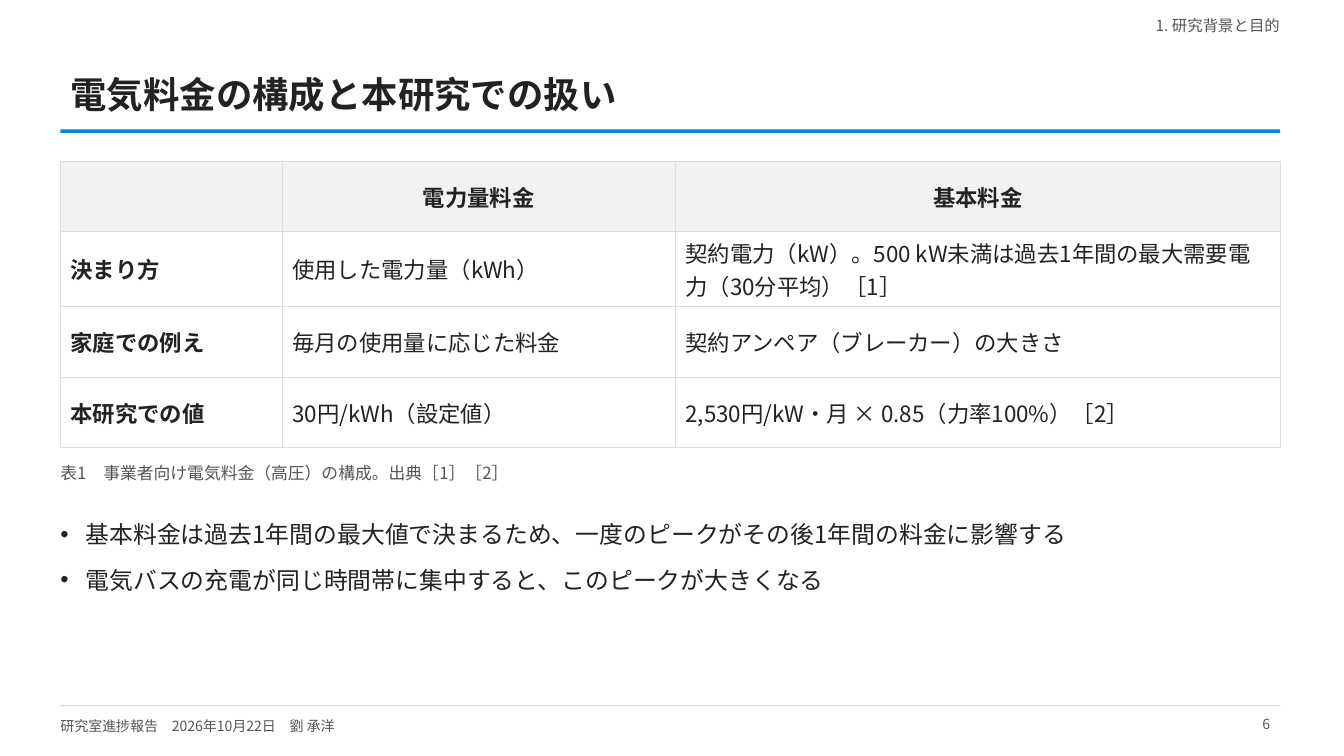
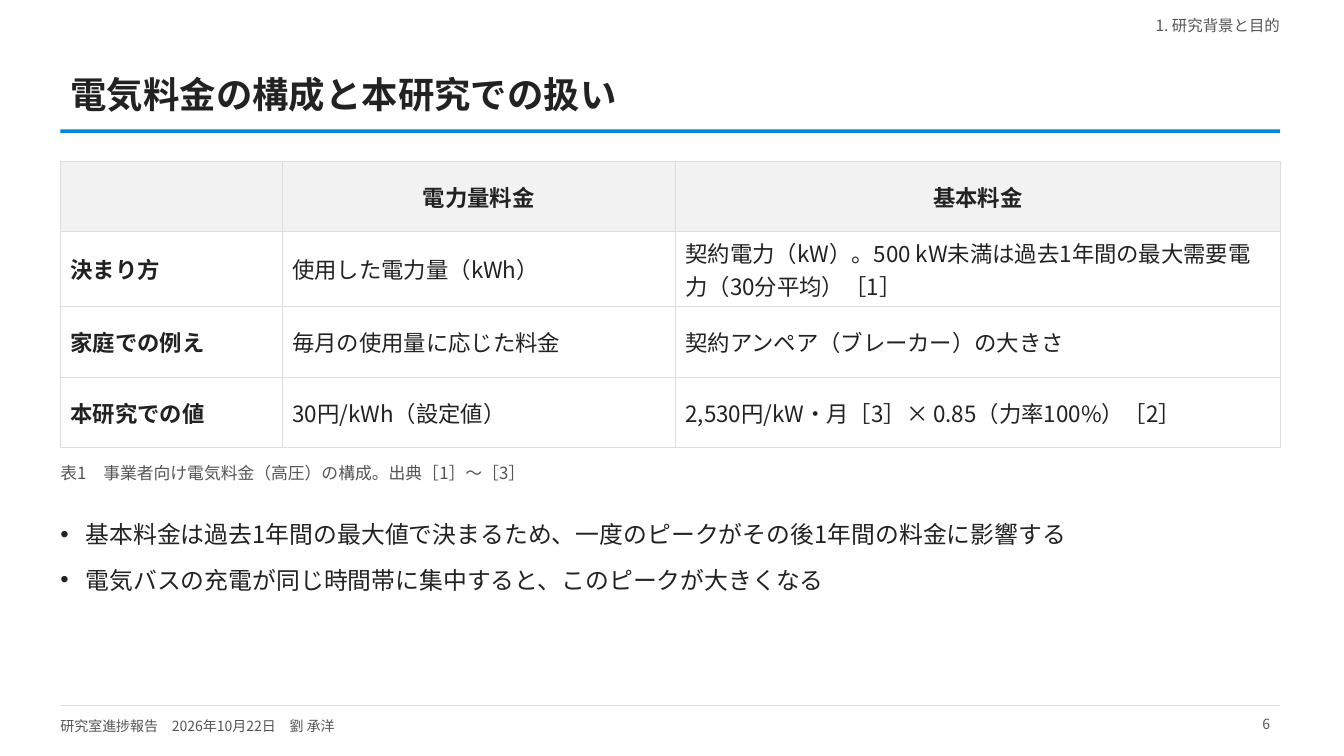
Before and after one commit to CYLIU2003/master-course, a slide deck: slide 6 of outcome/2026-10-22_lab_progress/lab_progress_20261022.pptx. Drawn at 1344x756 pixels with LibreOffice and Linux fonts; fonts in the diff are those of the drawing. Boxes give left, top, right and bottom in pixels: in the first picture for what was removed or moved away, otherwise in the second. Text is boxed around its words. In the diff, an @@ line names an element or a change of style, - is before the commit and + after.

```diff
--- a/outcome/2026-10-22_lab_progress/lab_progress_20261022.pptx
+++ b/outcome/2026-10-22_lab_progress/lab_progress_20261022.pptx
@@ table at [60, 161, 1280, 430] @@
-row 4, column 3: 2,530円/kW・月 × 0.85（力率100%）［2］
+row 4, column 3: 2,530円/kW・月［3］× 0.85（力率100%）［2］
@@ text at [60, 465, 525, 481]: text changed @@
-表1 事業者向け電気料金（高圧）の構成。出典［1］［2］
+表1 事業者向け電気料金（高圧）の構成。出典［1］〜［3］
```
Also in this commit, not shown: 5 other slides changed, 3 other files.
